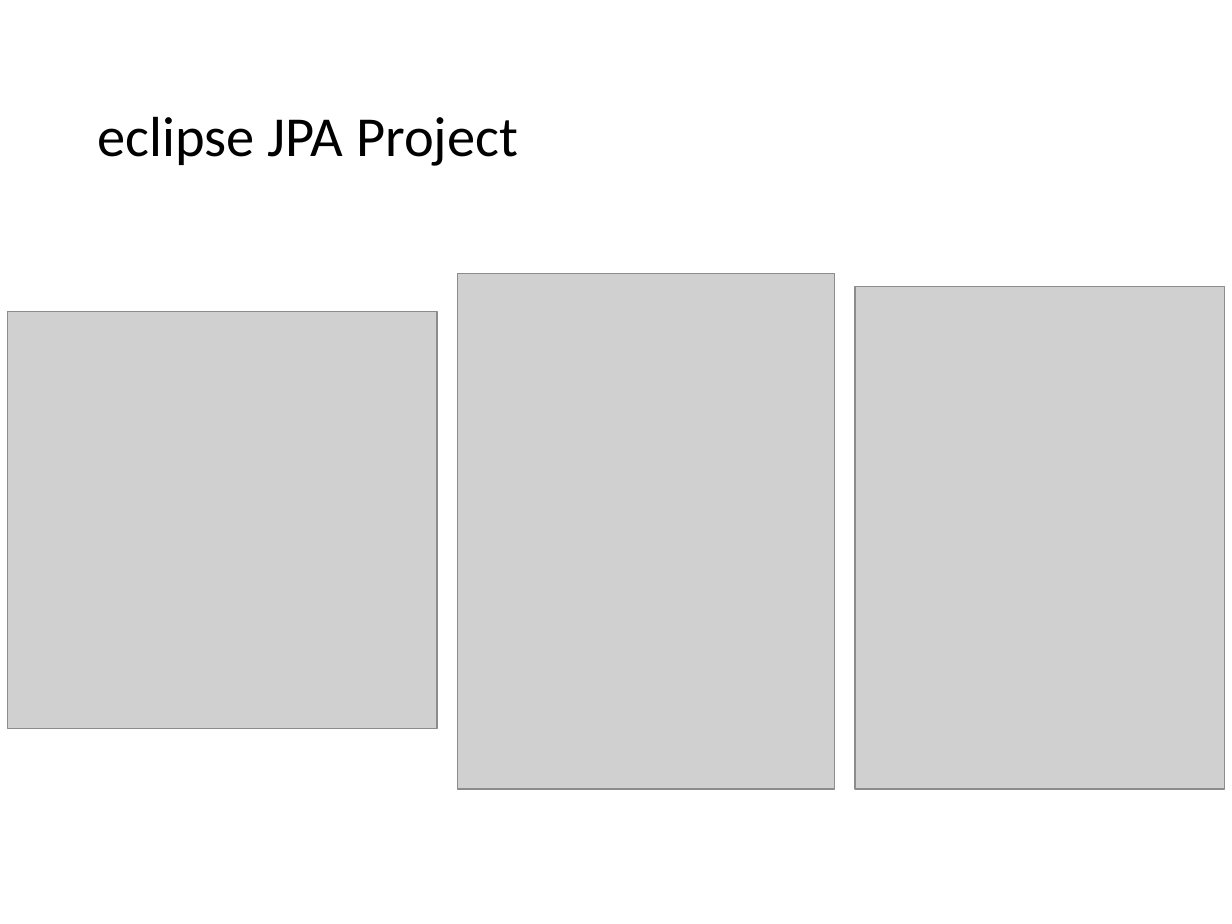
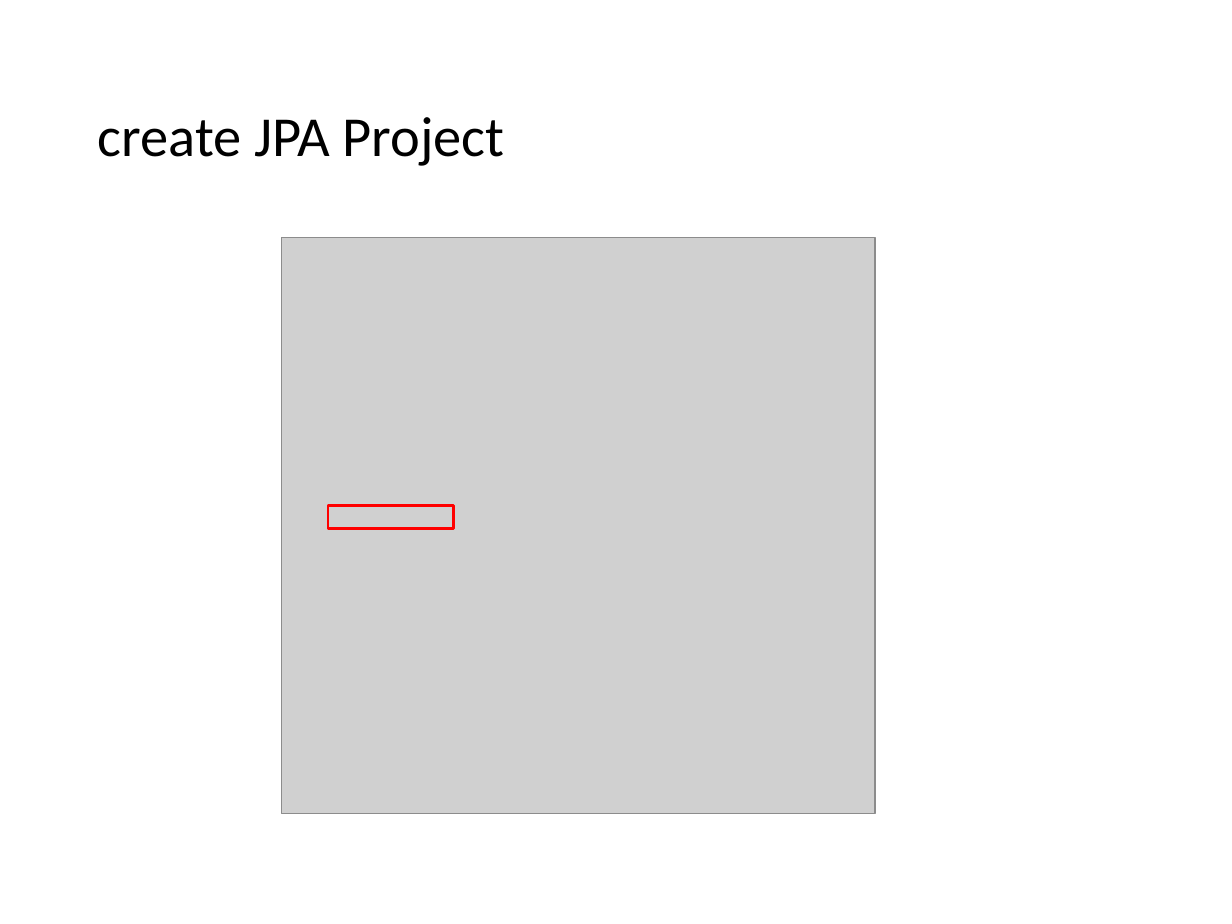
Before and after one commit to lawren43/mytest-repo, a slide deck: slide 18 of test-springmvc/doc/1.JPA Introduction.pptx (slide 52 before the commit). Drawn at 1232x924 pixels with LibreOffice and Linux fonts; fonts in the diff are those of the drawing; grey boxes stand for pictures. Boxes give left, top, right and bottom in pixels: in the first picture for what was removed or moved away, otherwise in the second. Text is boxed around its words. In the diff, an @@ line names an element or a change of style, - is before the commit and + after.

```diff
--- a/test-springmvc/doc/1.JPA Introduction.pptx
+++ b/test-springmvc/doc/1.JPA Introduction.pptx
@@ title at [98, 117, 505, 166]: text changed @@
-eclipse JPA Project
+create JPA Project
@@ picture: place and size @@
-picture at [7, 312, 437, 728]
+picture at [281, 238, 875, 814]
@@ picture removed at [457, 274, 834, 788] @@
@@ picture removed at [855, 286, 1225, 788] @@
@@ rectangle added at [328, 505, 453, 529], outline #FF0000 1.5 pt @@
```
Also in this commit, not shown: 4 other slides changed, 11 slides added, 10 slides removed, 5 other files.
